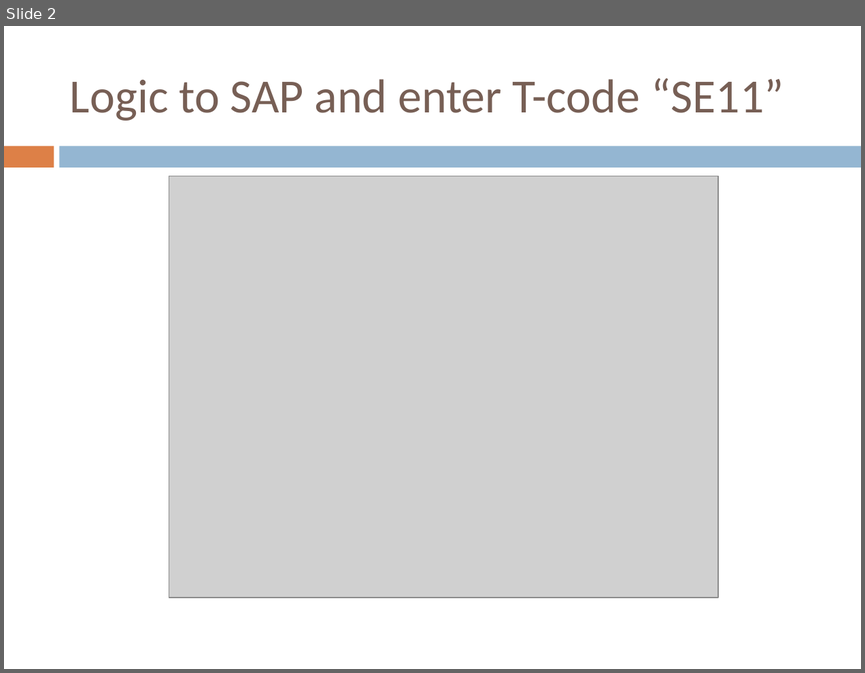
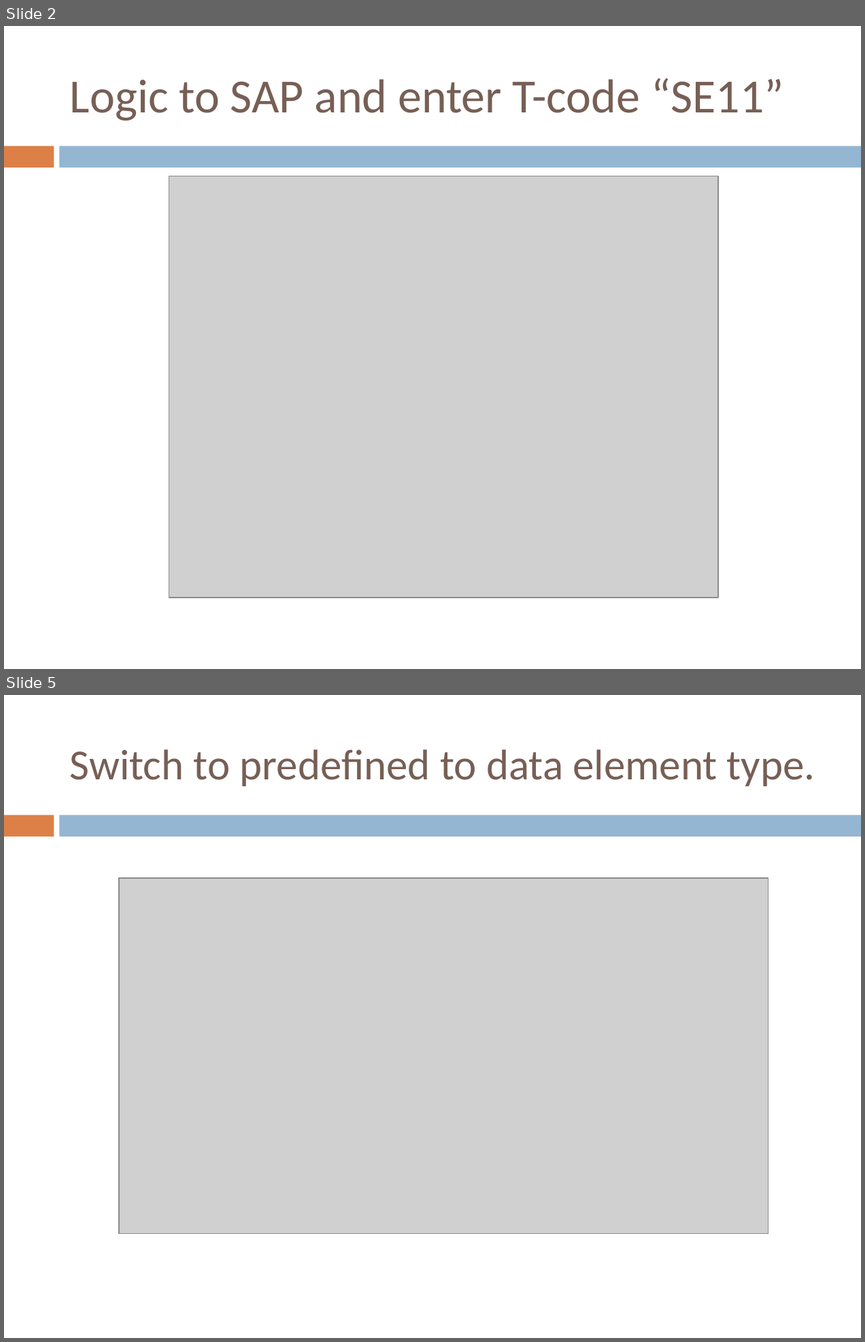
Before and after one commit to mparab01/SAP_HANA, a slide deck: 04. Extract the data through ECC system.pptx. Shown one above the other, each under a label of ours: slide 2 before the commit, slides 2 and 5 after it; the slides between them are not shown. The pictures are 865x673 and 865x1342 pixels, drawn with LibreOffice and Linux fonts; fonts in the diff are those of the drawing; grey boxes stand for pictures. Boxes give left, top, right and bottom in pixels: in the first picture for what was removed or moved away, otherwise in the second. Text is boxed around its words. In the diff, an @@ line names an element or a change of style, - is before the commit and + after.

```diff
--- a/04. Extract the data through ECC system.pptx
+++ b/04. Extract the data through ECC system.pptx
@@ slide 5 added at <box>4,695,861,1338</box>, background #FFFFFF; not listed: 2 template elements that a slide beside it also shows @@
@@ title added at <box>70,749,815,786</box>, 36 pt, text #775F55 @@
+Switch to predefined to data element type.
@@ picture added at <box>119,879,768,1234</box> @@
```
Also in this commit, not shown: 1 slide changed, 18 other slides added, 4 other files.
